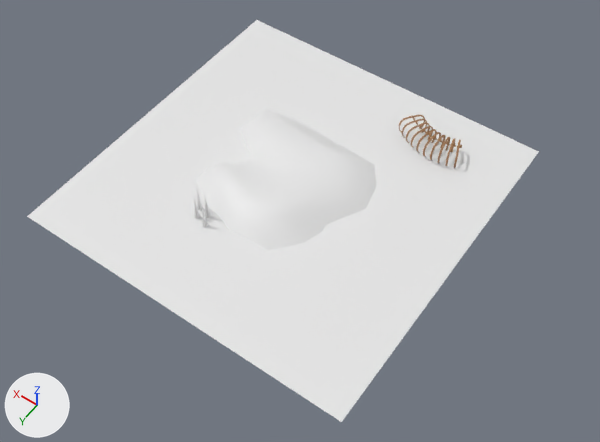
One commit to the Blender file ModelosBlender/Castelo.blend: the scene before it, then after it.
One viewpoint serves both versions: a 50 mm lens placed at (-17.1, 23.2, 33.1), pointed at (-1.8, 1.7, -0.6). The axes (+X, +Y, +Z) are drawn at lower left. The lights are the same throughout.

Objects in the first picture: 'Espinhos', 'Esqueletao', 'Lava', 'Lava_Ilha'.
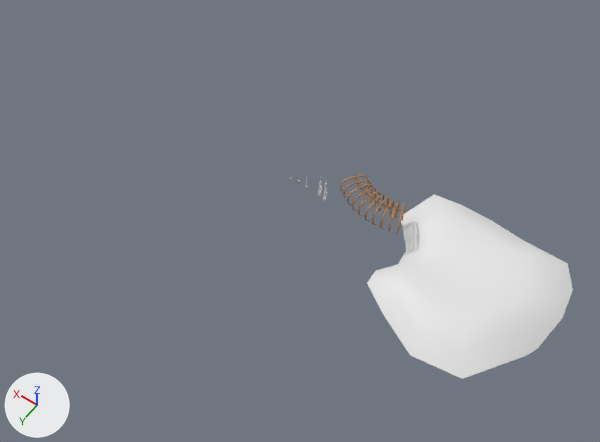
Changed parts and their boxes (x1, y1, x2, y2) in the pictures (600 x 442 px):
'Lava', hidden: before (27, 20, 539, 422)
'Lava_Ilha.001', added: after (367, 194, 573, 379)
'Lava_Ilha', hidden: before (196, 108, 376, 250)
'Esqueletao', moved: before (399, 115, 462, 168); after (340, 175, 406, 233)
'Espinhos', hidden: before (194, 186, 211, 228)
'Espinhos.001', added: after (318, 178, 327, 201)

Diff of the bpy script that builds the scene:
```diff
--- a/ModelosBlender/Castelo.blend.py
+++ b/ModelosBlender/Castelo.blend.py
@@ me_cube_002 @@
+me_cube_002.from_pydata(...)  # 52 vertices, 48 faces; spans x -0.315..0.336, y -0.284..0.238, z -0.034..1.27
@@ me_lavailha_001 @@
+me_lavailha_001.from_pydata(...)  # 66 vertices, 56 faces; spans x -4.22..5.32, y -4.14..4.93, z -1.45..0.14
@@ ob_lava_ilha @@
 ob_lava_ilha.location = (0.0, 0.0, 0.16)
+ob_lava_ilha.hide_set(True)
@@ ob_lava @@
 ob_lava.scale = (9.7, 9.7, 9.7)
+ob_lava.hide_set(True)
@@ ob_espinhos @@
 ob_espinhos.scale = (0.211, 0.211, 0.211)
+ob_espinhos.hide_set(True)
@@ ob_esqueletao @@
 ob_esqueletao = bpy.data.objects.new('Esqueletao', me_esqueletao)
-ob_esqueletao.location = (-4.64, -5.84, -0.42)
+ob_esqueletao.location = (-4.64, 0.0, 0.0)
@@ ob_espinhos_001 @@
+ob_espinhos_001 = bpy.data.objects.new('Espinhos.001', me_cube_002)
+ob_espinhos_001.location = (-2.0, 0.0, 0.0)
@@ ob_lava_ilha_001 @@
+ob_lava_ilha_001 = bpy.data.objects.new('Lava_Ilha.001', me_lavailha_001)
+ob_lava_ilha_001.location = (-11.0, 0.0, 0.0)
```
